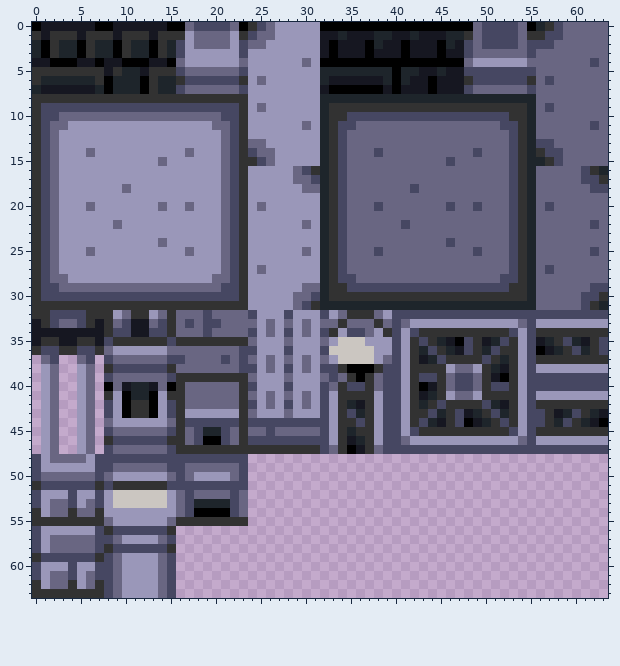
Pixel-art sprite, stored at Assets/sprites/TileSheet.png. The picture above is the old version.
The file is 64x64 pixels.
The same view after the edit:
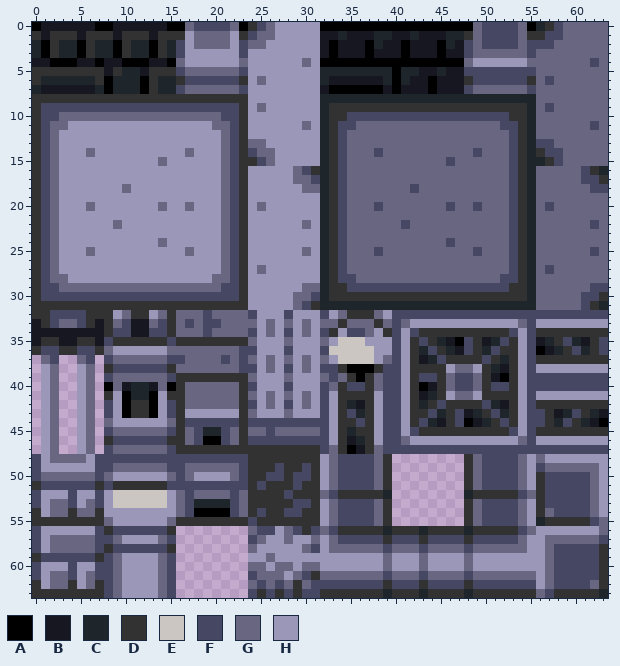
Palette (. is transparent): A #000000  B #161721  C #1e252b  D #323232  E #cbc6c1  F #464762  G #696682  H #9a97b9
Diff:
The author put colour C in row 52 at x 39 and 48; in row 55 at x 56; in row 56 at x 39, 43 and 48; in row 63 at x 39, 43, 48 and 63.
The author put colour D in row 48 at x 24 to 31, 39 and 48; in row 49 at x 24 to 26, 28 to 29, 31, 39 and 48; in row 50 at x 24 to 25, 28, 31, 39, 48 and 56; in row 51 at x 24, 26 to 28, 30 to 31, 39, 48 and 56; in row 52 at x 24 to 27, 29 to 31, 34 to 38, 49 to 53 and 56; in row 53 at x 24 to 28, 31, 39, 48 and 56.
The author put colour D in row 54 at x 24, 26 to 27, 30 to 31, 39, 48 and 56; in row 55 at x 25 to 31, 39, 48 and 57 to 61; in row 56 at x 30, 34 to 38, 40 to 42, 44 to 47 and 49 to 53; in row 57 at x 39, 43 and 48; in rows 58 to 60 at x 63; in row 61 at x 31 and 63.
The author put colour D in row 62 at x 29, 39, 43, 48 and 63; in row 63 at x 25, 27, 29, 32 to 38, 40 to 42, 44 to 47, 49 to 55 and 58 to 62.
The author put colour F in row 48 at x 34 to 37 and 50 to 53; in row 49 at x 27, 30, 34 to 37, 50 to 53 and 56; in row 50 at x 26 to 27, 29 to 30, 34 to 37, 50 to 53 and 57 to 61; in row 51 at x 25, 29, 34 to 37, 50 to 53 and 57 to 61; in row 52 at x 28, 33, 54 and 57 to 61; in row 53 at x 29 to 30, 34 to 37, 50 to 53 and 57 to 61.
The author put colour F in row 54 at x 25, 28 to 29, 34 to 37, 50 to 53 and 58 to 61; in row 55 at x 24, 34 to 37, 50 to 53 and 62; in row 56 at x 25 to 26, 29, 31, 33 and 54; in row 57 at x 24, 34 to 38, 40 to 42, 44 to 47, 49 to 53 and 63; in row 58 at x 31, 39, 43, 48 and 58 to 62; in rows 59 to 60 at x 58 to 62.
The author put colour F in row 61 at x 24, 30, 39, 43, 48 and 58 to 62; in row 62 at x 25, 27, 31 to 38, 40 to 42, 44 to 47, 49 to 55 and 58 to 61; in row 63 at x 24, 26, 28, 30 to 31 and 57.
The author put colour G in row 48 at x 33, 38, 49, 54 and 56; in row 49 at x 33, 38, 49, 54 and 57 to 62; in rows 50 to 51 at x 33, 38, 49, 54 and 62; in row 52 at x 32, 55 and 62; in row 53 at x 33, 38, 49, 54 and 62; in row 54 at x 33, 38, 49, 54, 57 and 62.
The author put colour G in row 55 at x 33, 38, 49, 54 and 63; in row 56 at x 24, 28, 32, 55 and 63; in row 57 at x 25, 28, 31, 33, 54 and 57 to 62; in row 58 at x 24, 30, 33 to 38, 40 to 42, 44 to 47, 49 to 54 and 57; in row 59 at x 26, 39, 43, 48 and 57; in row 60 at x 24 to 25, 27 to 28, 30 to 31, 39, 43, 48 and 57.
The author put colour G in row 61 at x 25 to 27, 29, 32 to 38, 40 to 42, 44 to 47, 49 to 55 and 57; in row 62 at x 24, 26, 28, 30, 57 and 62; in row 63 at x 56.
The author put colour H in row 48 at x 32, 55 and 57 to 63; in rows 49 to 51 at x 32, 55 and 63; in row 52 at x 63; in rows 53 to 54 at x 32, 55 and 63; in row 55 at x 32 and 55; in row 56 at x 27 and 56 to 62.
The author put colour H in row 57 at x 26 to 27, 29 to 30, 32 and 55 to 56; in row 58 at x 25 to 29, 32 and 55 to 56; in row 59 at x 24 to 25, 27 to 38, 40 to 42, 44 to 47 and 49 to 56; in row 60 at x 26, 29, 32 to 38, 40 to 42, 44 to 47 and 49 to 56; in row 61 at x 28 and 56; in row 62 at x 56.
Pixel boxes of the changes (left, top, right, bottom) in both pictures:
added: (248, 454, 608, 598)
